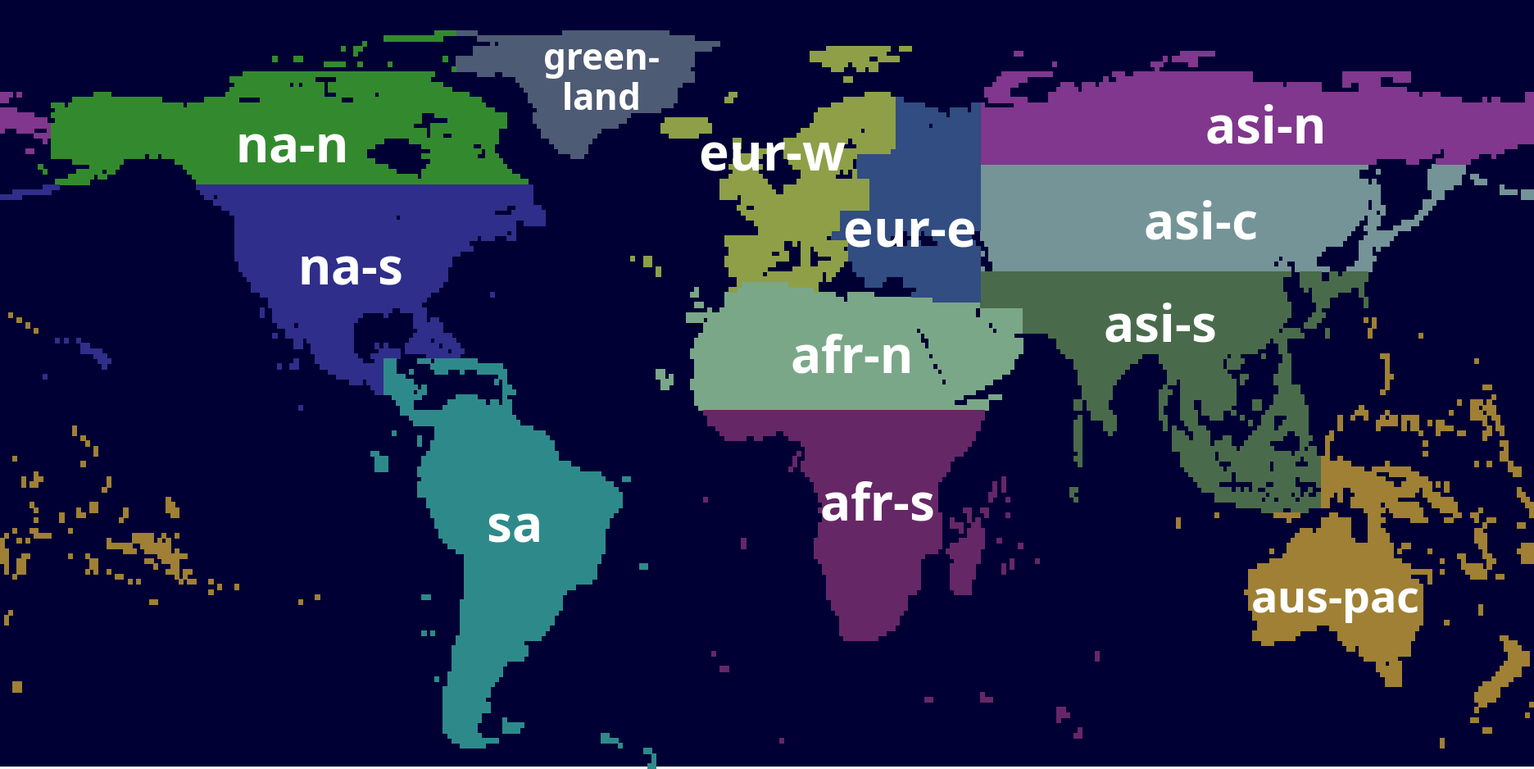
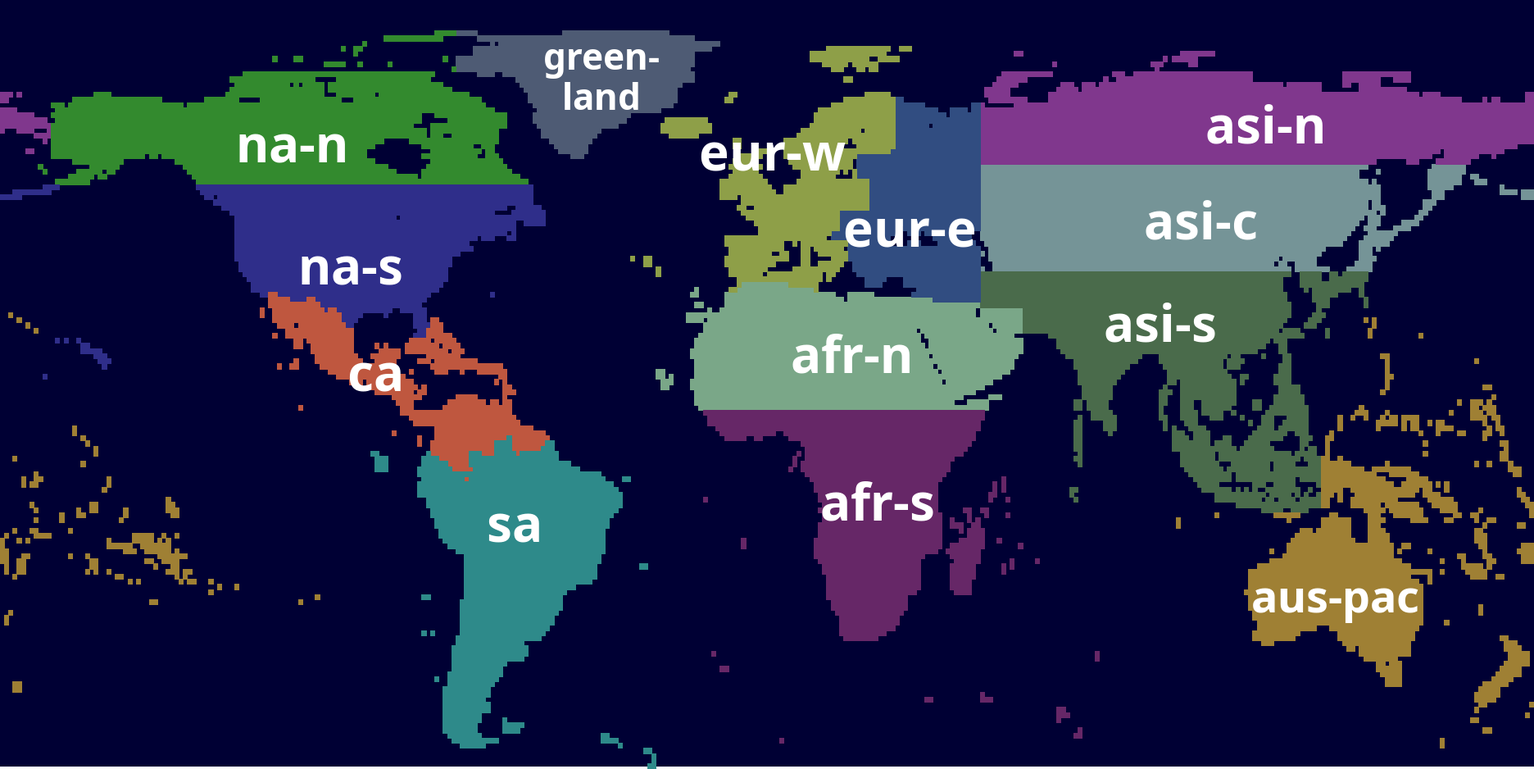
Two versions of the same layered image (w=1534, h=769). Layer-by-layer changes:
added layer "ca #1" above "na-s #1" over [349, 362, 401, 392]
painted on "sa" over [383, 358, 550, 482]
added layer "ca" above "na-s" over [259, 291, 550, 482]
painted on "na-s" over [259, 292, 465, 411]
